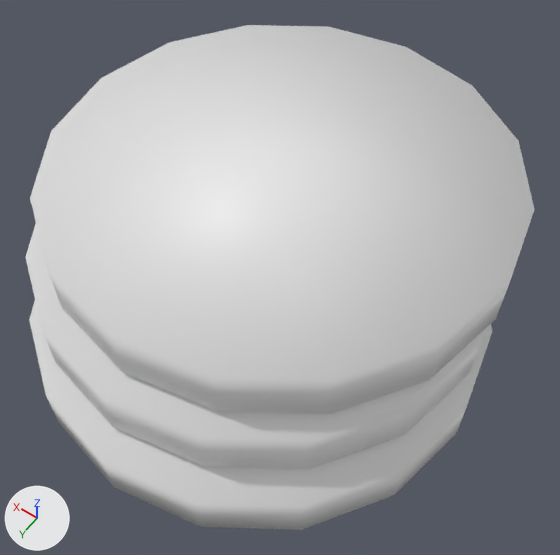
The glTF model assets/models/items/copper_coin.glb as it was, and as the next commit left it.
Camera for both pictures: a 50 mm camera at (-0.0886, 0.1219, 0.2063) aimed at (-0.0042, 0.0037, 0.0206). Every picture has the same lights, and +X, +Y and +Z are marked at lower left. The first picture is the older version.

Names of what the first picture shows: 'copper_coin_v0'.
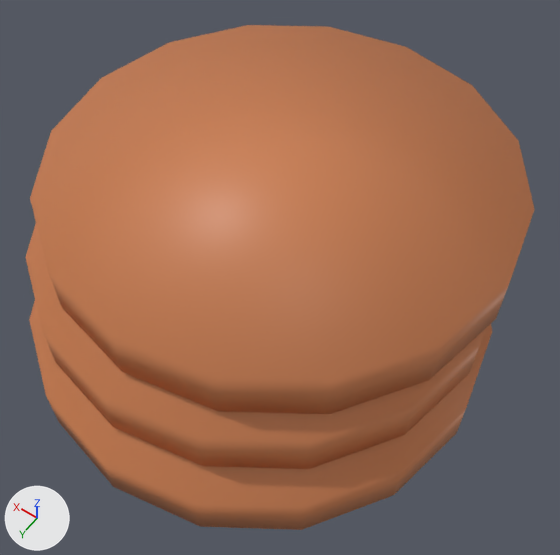
Where the change shows, as pixel boxes (x1, y1, x2, y2) in the pictures (560 x 555 px):
part 1 of me_copper_coin_v0, recoloured (white to orange): (25, 25, 535, 530) in both

The change in detail:
me_copper_coin_v0 has 96 vertices, 180 faces and spans x -0.07..0.074, y -0.078..0.078, z 0.0..0.052.
me_copper_coin_v0 is used by ob_copper_coin_v0; location (0.0, 0.0, 0.0).
me_copper_coin_v0 part 1: 180 faces centred in x -0.068..0.072, y -0.077..0.076, z 0.0..0.052 are repainted in the vertex colours; the middle colour goes from white #ffffff to orange #e08c5a.
